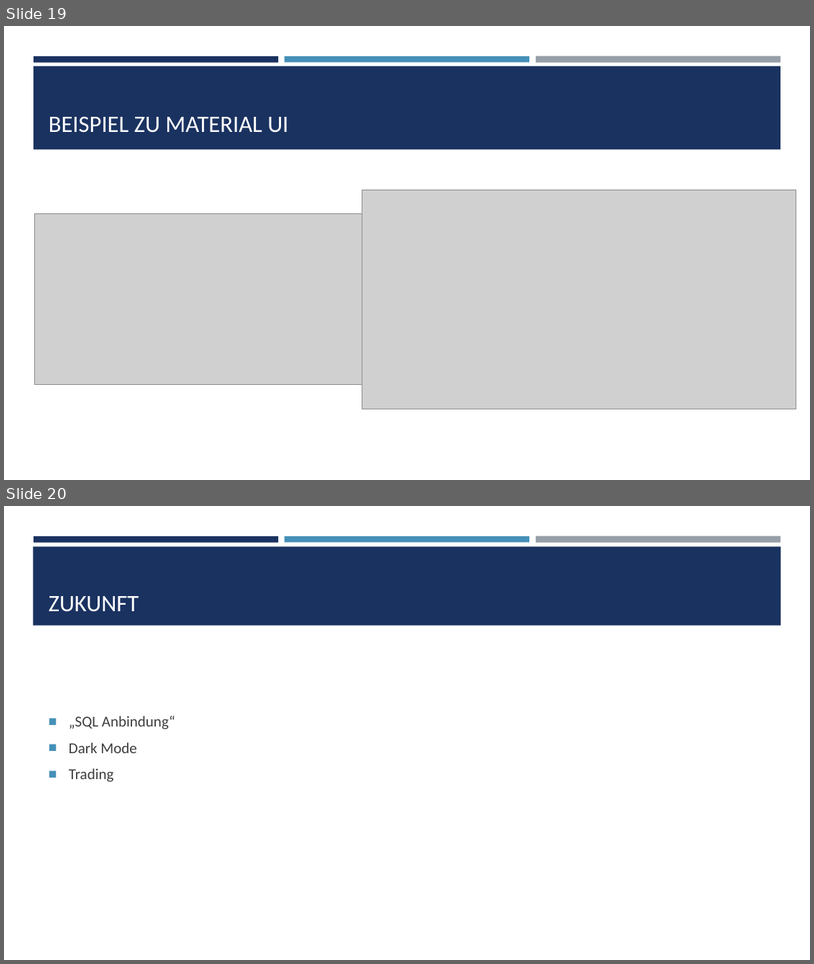
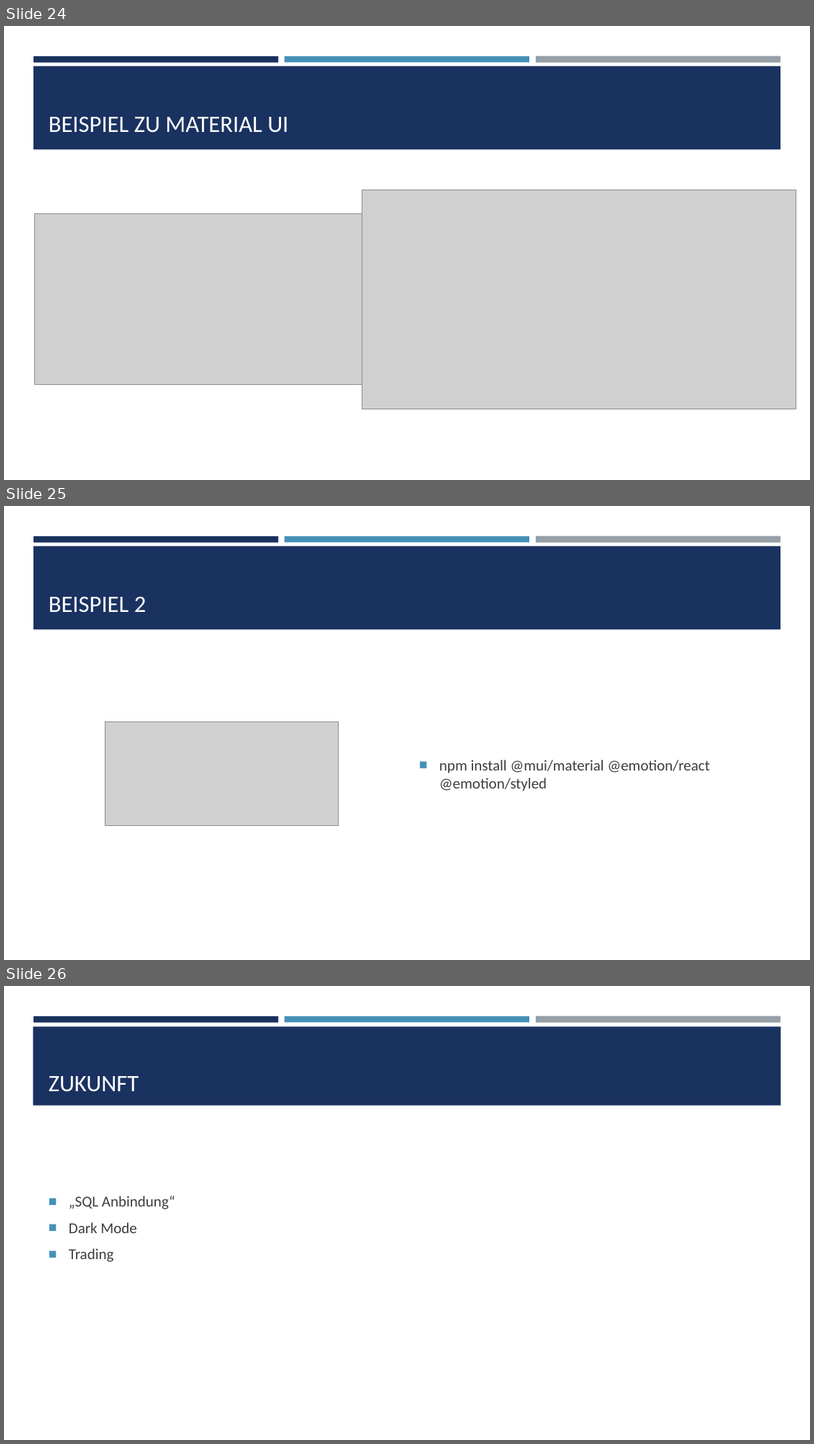
Before and after one commit to Stjeopka/NFT-Shop, a slide deck: NFT-Shop.pptx. Shown one above the other, each under a label of ours: slides 19 and 20 before the commit, slides 24, 25 and 26 after it. The pictures are 814x964 and 814x1444 pixels, drawn with LibreOffice and Linux fonts; fonts in the diff are those of the drawing; grey boxes stand for pictures. Boxes give left, top, right and bottom in pixels: in the first picture for what was removed or moved away, otherwise in the second. Text is boxed around its words. In the diff, an @@ line names an element or a change of style, - is before the commit and + after.

```diff
--- a/NFT-Shop.pptx
+++ b/NFT-Shop.pptx
@@ slide 25 added at box(4, 506, 810, 960), background #FFFFFF; not listed: 4 template elements that a slide beside it also shows @@
@@ title added at box(49, 596, 147, 613), 28 pt, text #FFFFFF @@
+BEISPIEL 2
@@ picture added at box(106, 722, 339, 826) @@
@@ text added at box(440, 759, 710, 791), 18 pt, text #3D3D3D @@
+■ npm install @mui/material @emotion/react @emotion/styled
@@ what was slide 19 is now slide 24 @@
@@ what was slide 20 is now slide 26 @@
```
Also in this commit, not shown: 5 other slides added.
